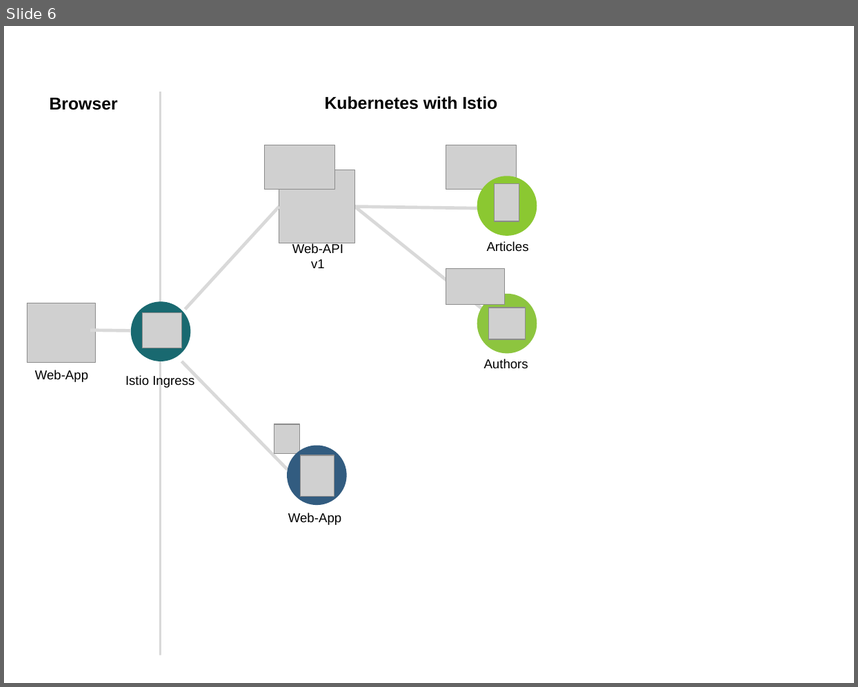
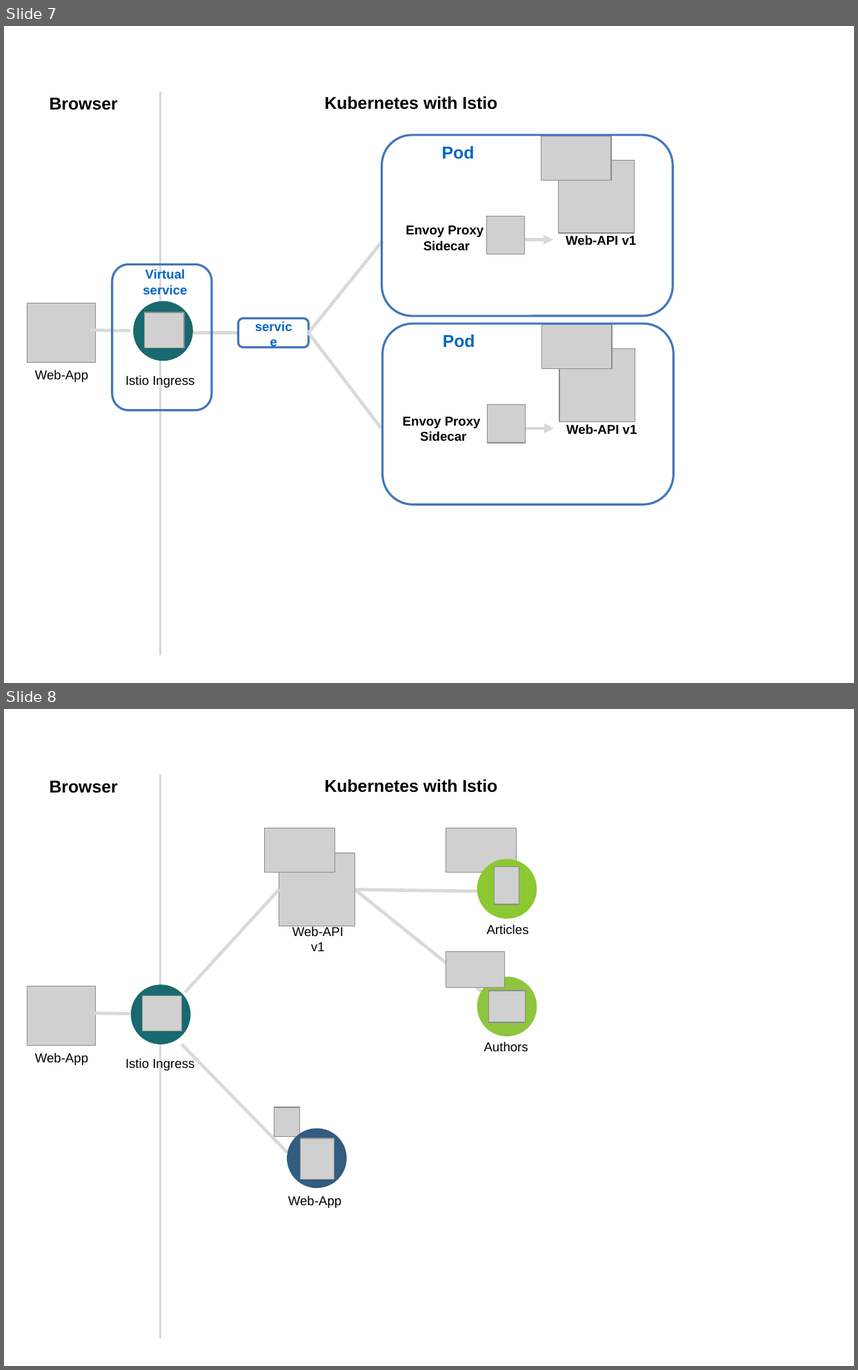
Before and after one commit to IBM/cloud-native-starter, a slide deck: workshop/images/architecture.pptx. Shown one above the other, each under a label of ours: slide 6 before the commit, slides 7 and 8 after it. The pictures are 858x687 and 858x1370 pixels, drawn with LibreOffice and Linux fonts; fonts in the diff are those of the drawing; grey boxes stand for pictures. Boxes give left, top, right and bottom in pixels: in the first picture for what was removed or moved away, otherwise in the second. Text is boxed around its words. In the diff, an @@ line names an element or a change of style, - is before the commit and + after.

```diff
--- a/workshop/images/architecture.pptx
+++ b/workshop/images/architecture.pptx
@@ slide 7 added at (4, 26, 854, 683), background #FFFFFF @@
@@ text added at (50, 98, 118, 110), 16 pt, text #000000, bold @@
+Browser
@@ line added from (160, 655) to (160, 92), #D9D9D9 2 pt @@
@@ text added at (325, 96, 497, 109), 16 pt, text #000000, bold @@
+Kubernetes with Istio
@@ rounded rectangle added at (382, 135, 673, 316), outline #4277BB 2 pt @@
@@ text added at (442, 146, 475, 159), 16 pt, text #0365C0, bold @@
+Pod
@@ picture added at (541, 136, 611, 180) @@
@@ picture added at (559, 161, 635, 233) @@
@@ text added at (406, 225, 484, 251), 12 pt, text #000000, bold @@
+Envoy Proxy
+Sidecar
@@ picture added at (486, 216, 524, 254) @@
@@ line added from (308, 333) to (383, 241), #D9D9D9 3 pt @@
@@ arrow added from (525, 239) to (553, 239), #D9D9D9 3 pt @@
@@ text added at (566, 235, 637, 245), 12 pt, text #000000, bold @@
+Web-API v1
@@ rounded rectangle added at (112, 264, 212, 410), outline #4277BB 2 pt @@
@@ text added at (145, 269, 185, 279), 12 pt, text #0365C0, bold @@
+Virtual service
@@ text added at (143, 285, 187, 295), 12 pt, text #0365C0, bold @@
+service
@@ picture added at (27, 303, 95, 363) @@
@@ freeform shape added at (133, 301, 192, 361), fill #196970 @@
@@ picture added at (145, 313, 184, 348) @@
@@ line added from (90, 330) to (131, 330), #D9D9D9 3 pt @@
@@ line added from (191, 333) to (238, 333), #D9D9D9 3 pt @@
@@ rounded rectangle added at (238, 318, 308, 348), outline #4277BB 2 pt @@
@@ line added from (308, 333) to (381, 428), #D9D9D9 3 pt @@
@@ rounded rectangle added at (383, 323, 674, 504), outline #4277BB 2 pt @@
@@ text added at (443, 334, 475, 348), 16 pt, text #0365C0, bold @@
+Pod
@@ picture added at (542, 324, 612, 368) @@
@@ picture added at (559, 349, 635, 421) @@
@@ text added at (35, 370, 88, 382), 12 pt, text #000000 @@
+Web-App
@@ text added at (125, 375, 194, 388), 12 pt, text #000000 @@
+Istio Ingress
@@ text added at (403, 417, 481, 441), 12 pt, text #000000, bold @@
+Envoy Proxy
+Sidecar
@@ picture added at (487, 405, 525, 443) @@
@@ arrow added from (526, 428) to (554, 428), #D9D9D9 3 pt @@
@@ text added at (566, 424, 637, 434), 12 pt, text #000000, bold @@
+Web-API v1
@@ what was slide 6 is now slide 8 @@
```
Also in this commit, not shown: 1 slide changed, 1 other slide added, 16 other files.
